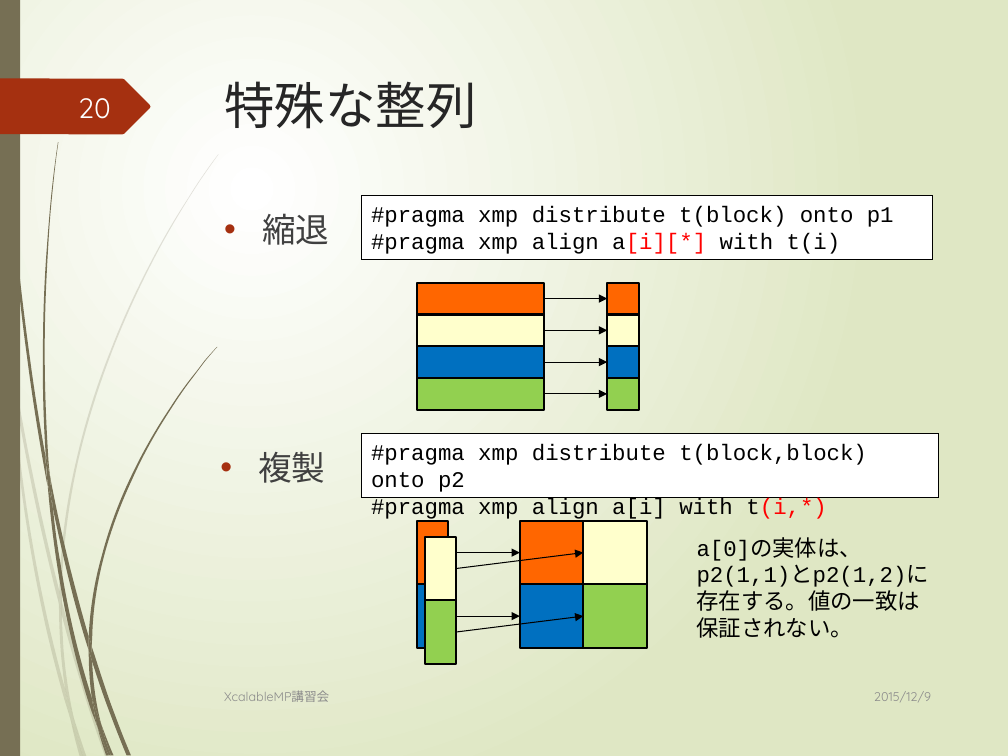
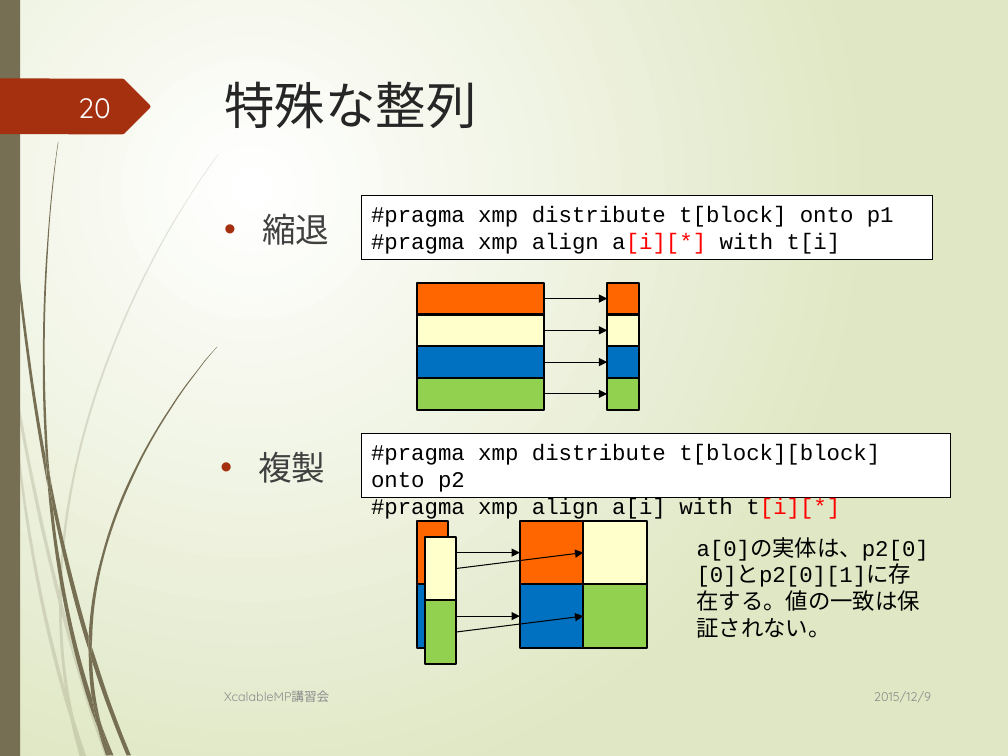
Before and after one commit to XcalableMP/Lecture, a slide deck: slide 20 of beginner/1.overview.pptx. Drawn at 1008x756 pixels with LibreOffice and Linux fonts; fonts in the diff are those of the drawing. Boxes give left, top, right and bottom in pixels: in the first picture for what was removed or moved away, otherwise in the second. Text is boxed around its words. In the diff, an @@ line names an element or a change of style, - is before the commit and + after.

```diff
--- a/beginner/1.overview.pptx
+++ b/beginner/1.overview.pptx
@@ text in rectangle at [371, 206, 894, 254]: text changed @@
-#pragma xmp distribute t(block) onto p1
-#pragma xmp align a[i][*] with t(i)
+#pragma xmp distribute t[block] onto p1
+#pragma xmp align a[i][*] with t[i]
@@ rectangle "#pragma xmp distribute t[block][block] onto ...": place and size @@
-rectangle "#pragma xmp distribute t[block][block] onto ..." at [361, 433, 937, 498]
+rectangle "#pragma xmp distribute t[block][block] onto ..." at [361, 433, 951, 498]
@@ text in rectangle at [371, 444, 880, 521]: text changed @@
-#pragma xmp distribute t(block,block) onto p2
-#pragma xmp align a[i] with t(i,*)
+#pragma xmp distribute t[block][block] onto p2
+#pragma xmp align a[i] with t[i][*]
@@ text at [697, 539, 929, 638]: text changed @@
-a[0]の実体は、p2(1,1)とp2(1,2)に存在する。値の一致は保証されない。
+a[0]の実体は、p2[0][0]とp2[0][1]に存在する。値の一致は保証されない。
```
Also in this commit, not shown: 20 other slides changed, 15 other files.
